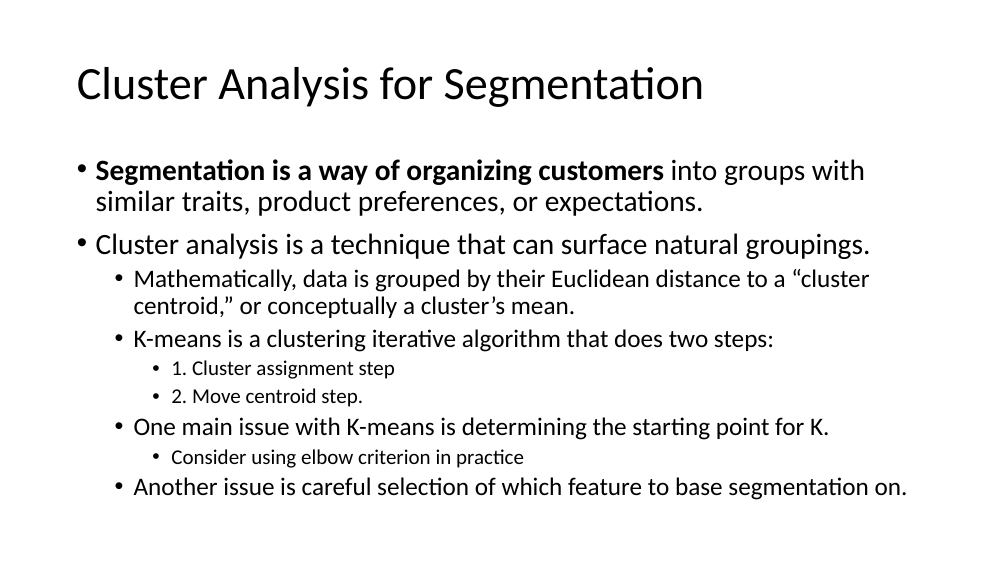
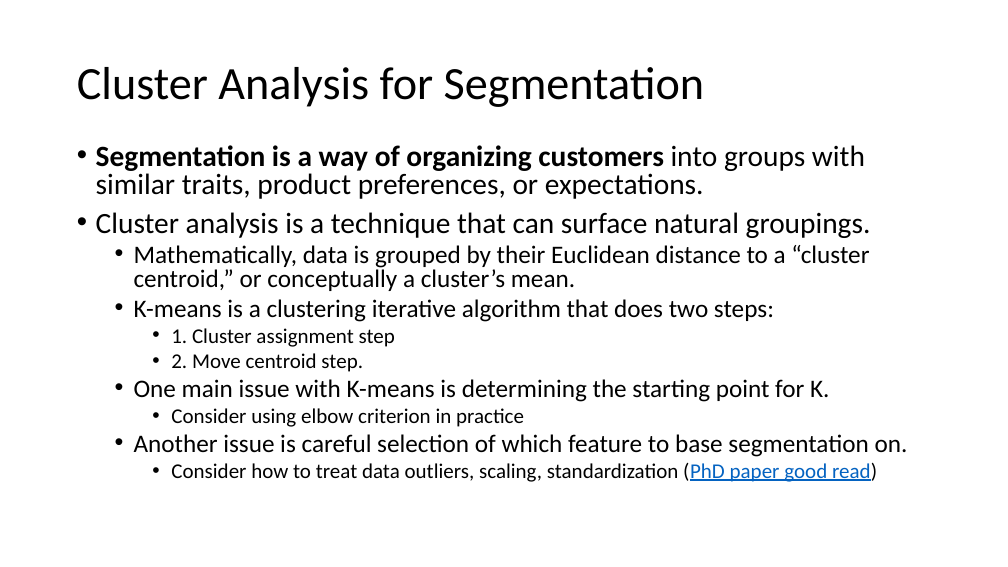
Before and after one commit to ginobaltazar7/MarketingDS, a slide deck: slide 3 of Marketing Analytics.pptx. Drawn at 1008x567 pixels with LibreOffice and Linux fonts; fonts in the diff are those of the drawing. Boxes give left, top, right and bottom in pixels: in the first picture for what was removed or moved away, otherwise in the second. Text is boxed around its words. In the diff, an @@ line names an element or a change of style, - is before the commit and + after.

```diff
--- a/Marketing Analytics.pptx
+++ b/Marketing Analytics.pptx
@@ text "Segmentation is a way of ...": place and size @@
-text "Segmentation is a way of ..." at (96, 159, 908, 500)
+text "Segmentation is a way of ..." at (96, 145, 908, 482)
@@ text at (96, 145, 908, 457): line spacing 0.9 to 0.8 @@
@@ text at (171, 463, 877, 482): paragraph added @@
+    • Consider how to treat data outliers, scaling, standardization (PhD paper good read)
```
Also in this commit, not shown: 2 other slides changed, 3 other files.
